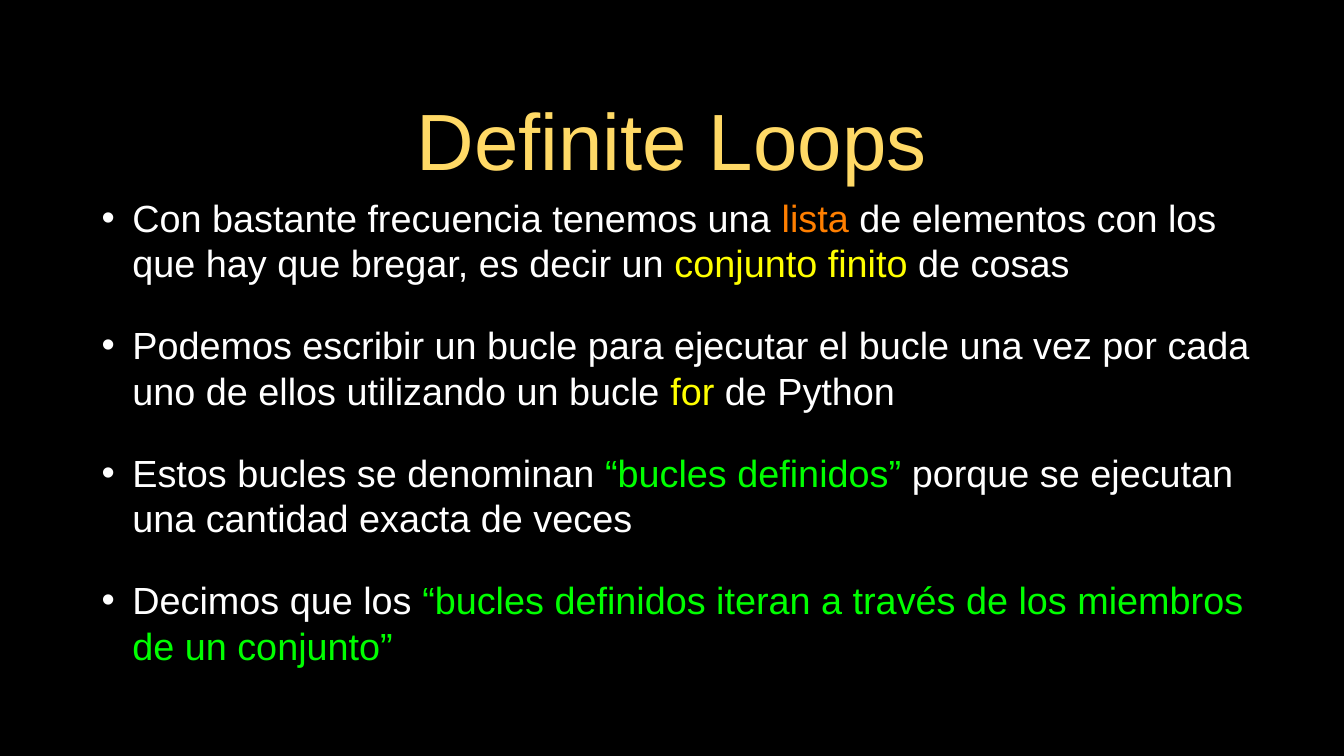
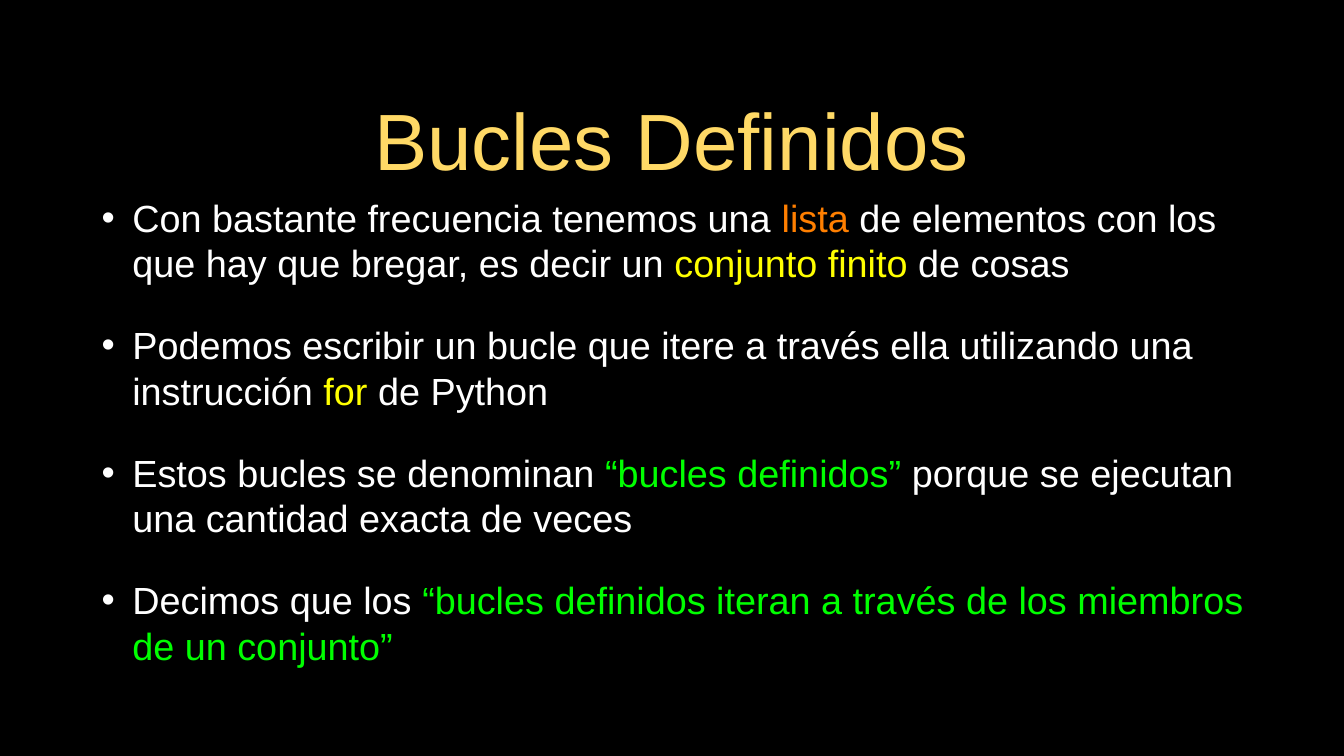
Before and after one commit to mentecatoDev/presentaciones, a slide deck: slide 13 of 05-Iteraciones.odp. Drawn at 1344x756 pixels with LibreOffice and Linux fonts; fonts in the diff are those of the drawing. Boxes give left, top, right and bottom in pixels: in the first picture for what was removed or moved away, otherwise in the second. Text is boxed around its words. In the diff, an @@ line names an element or a change of style, - is before the commit and + after.

```diff
--- a/05-Iteraciones.odp
+++ b/05-Iteraciones.odp
@@ title at box(374, 112, 969, 171): text changed @@
-Definite Loops
+Bucles Definidos
@@ text at box(132, 331, 1193, 412): text changed @@
-• Podemos escribir un bucle para ejecutar el bucle una vez por cada uno de ellos utilizando un bucle for de Python
+• Podemos escribir un bucle que itere a través ella utilizando una instrucción for de Python
```
Also in this commit, not shown: 2 other slides changed, 5 other files.
